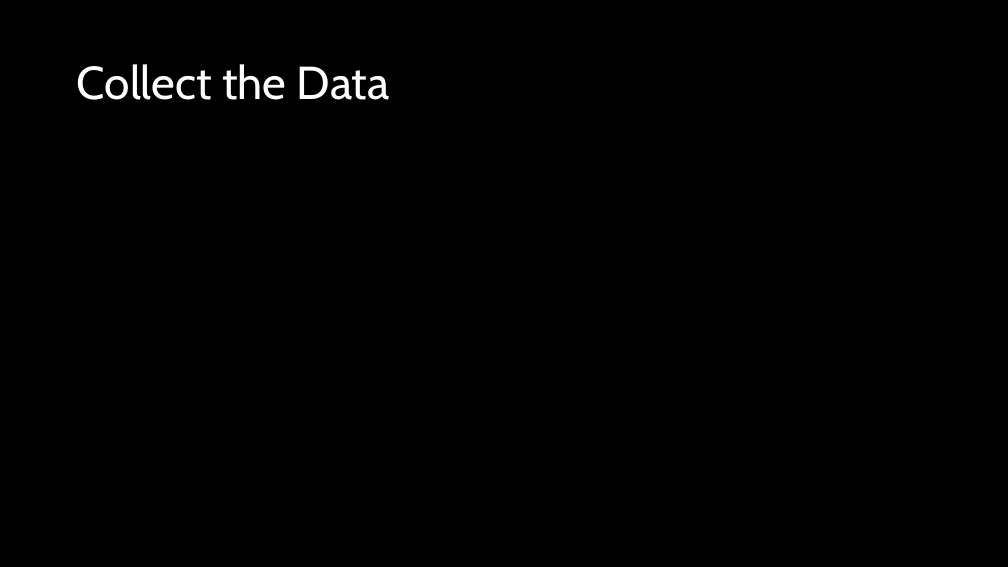
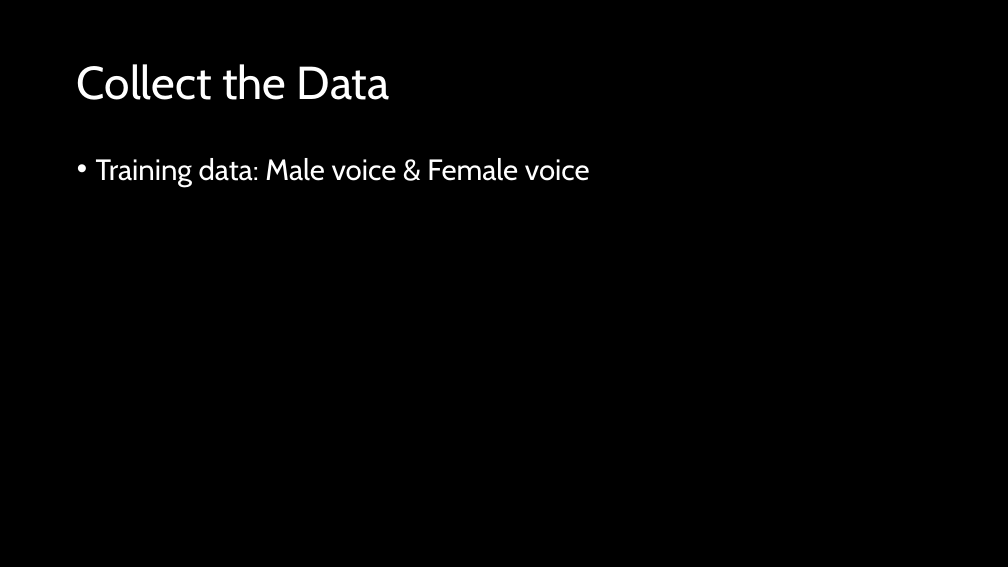
Before and after one commit to PENNET-dev/hackathon-uW-2024, a slide deck: slide 6 of Hackathon Presentation.pptx (slide 5 before the commit). Drawn at 1008x567 pixels with LibreOffice and Linux fonts; fonts in the diff are those of the drawing. Boxes give left, top, right and bottom in pixels: in the first picture for what was removed or moved away, otherwise in the second. Text is boxed around its words. In the diff, an @@ line names an element or a change of style, - is before the commit and + after.

```diff
--- a/Hackathon Presentation.pptx
+++ b/Hackathon Presentation.pptx
@@ text added at (96, 158, 590, 187), 28 pt, text #FFFFFF @@
+• Training data: Male voice & Female voice
```
Also in this commit, not shown: 5 other slides changed, 3 slides added.
